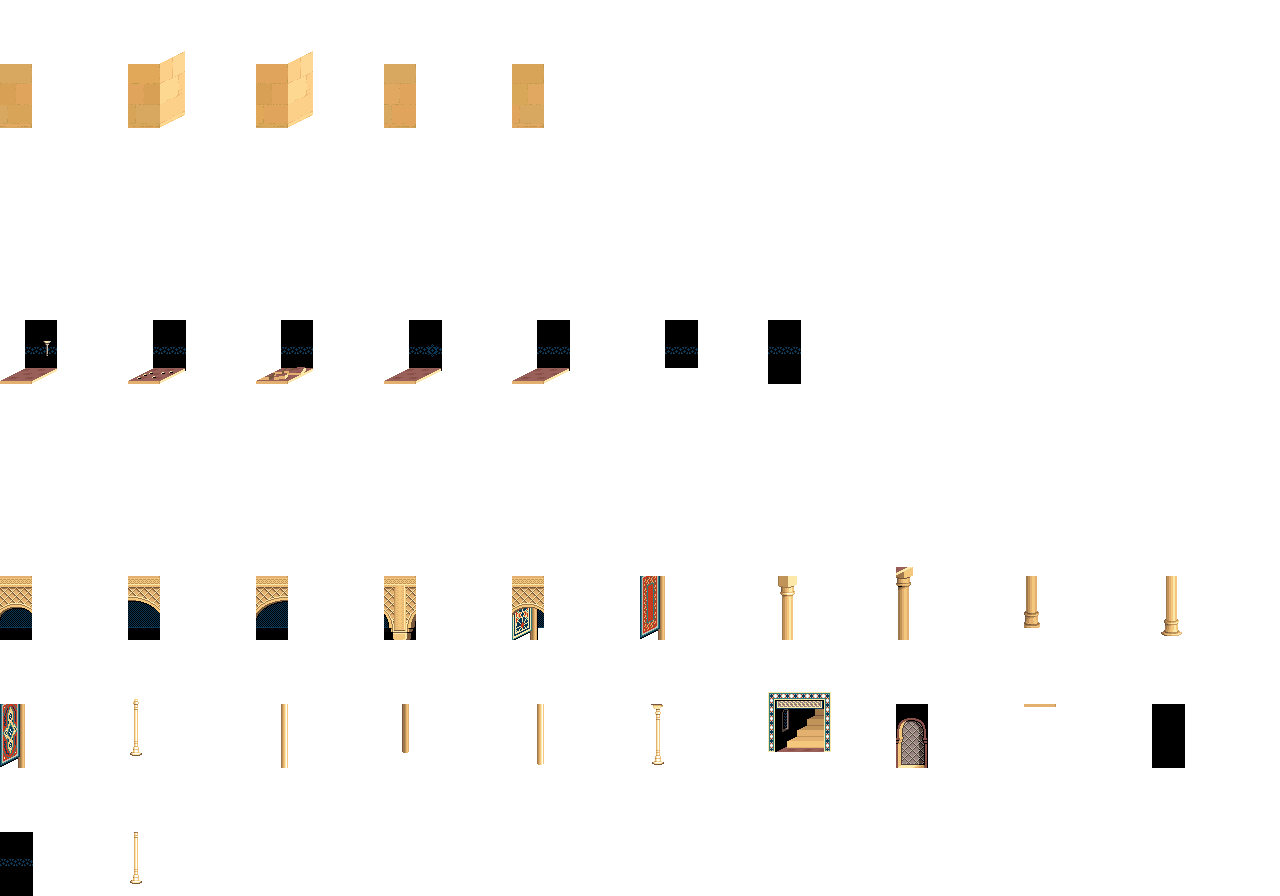
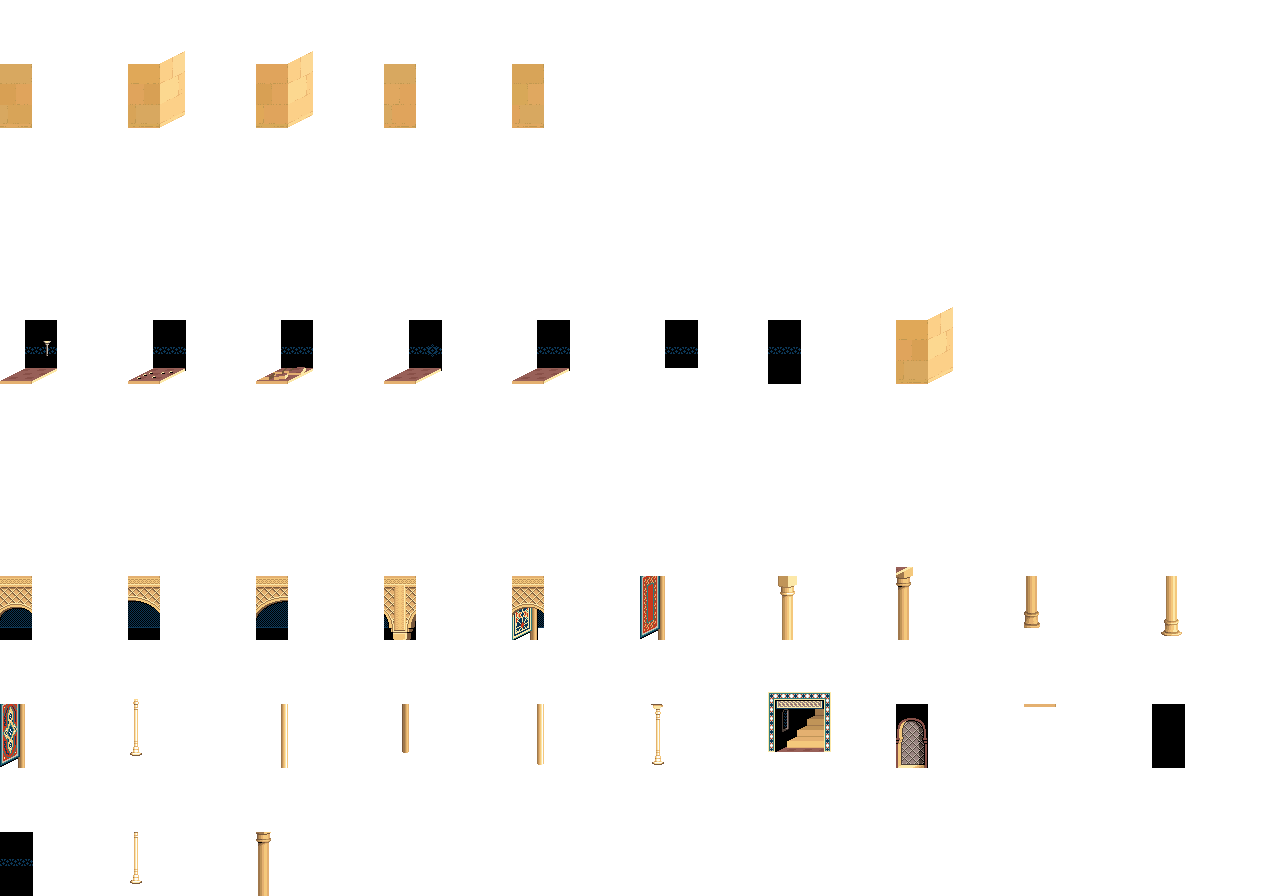
The second 1280×896 image is a revision of the first. Changes to its layers:
added layer "til1a.png #1" above "col10bis.png" over [896, 307, 953, 384]
added layer "col10bis.png" above "col2bis.png" over [256, 832, 271, 896]
